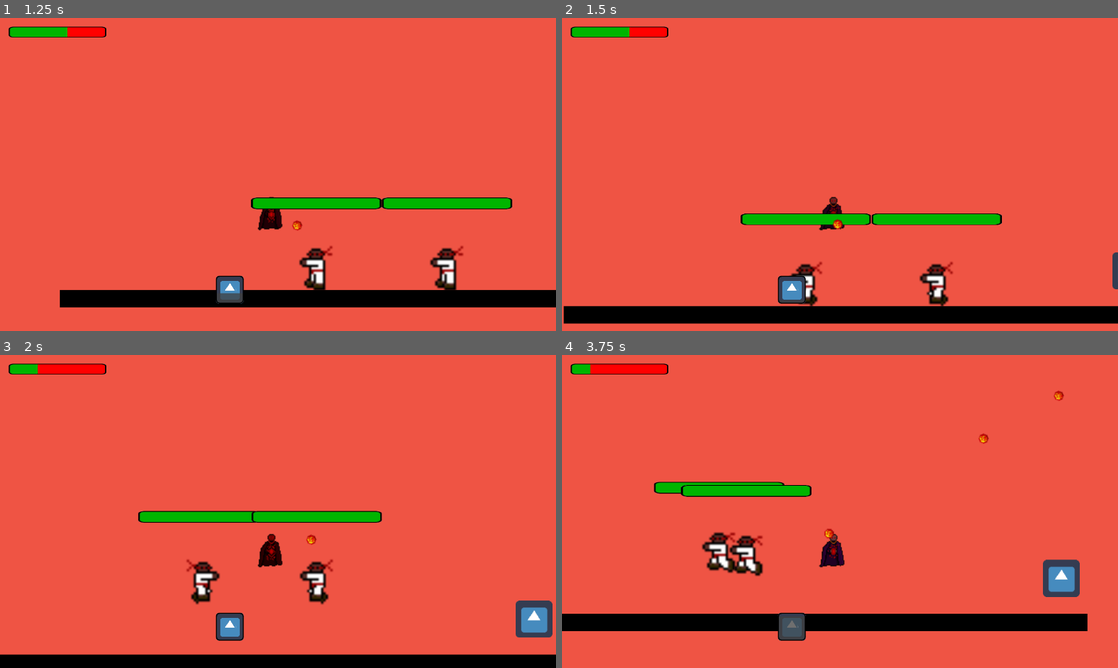
Above: before the commit, frames 1-4 (two rows, left to right).
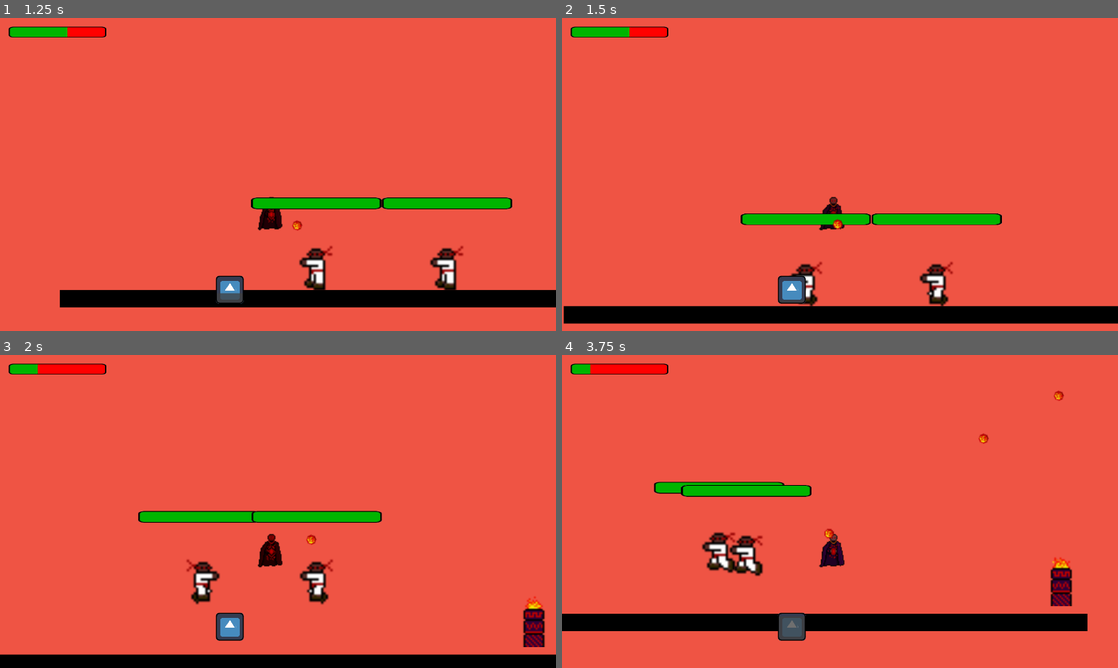
Above: after the commit, the same moments.

Repository: jsievert73/Final-Project-MSCH-220
Game: Godot game, scene res://Scene/TestFloor.tscn
The game is run twice, just before and just after one commit, with the same random seed, the same clock (stepped at 60 frames per second) and the same inputs. This scene is started directly instead of the project's main scene. The engine's default icon, where the game draws it, is replaced by a stand-in: a white triangle on a blue panel in a dark square.
Inputs (mouse positions are in pixels of both pictures, inside the frame that each line leads up to):
- Up to frame 1 (1.25 s): move the mouse to (400, 158) at 0.52 s; hold Right (ui_right) from 0.53 s (still down); click (400, 158) at 0.6 s; tap Up (ui_up) at 0.77 s
- Up to frame 2 (1.5 s): keep holding Right (ui_right); move the mouse to (728, 190) at 1.27 s; tap Space (heal) at 1.35 s
- Up to frame 3 (2 s): keep holding Right (ui_right); tap Up (ui_up) at 1.52 s
- Up to frame 4 (3.75 s): move the mouse to (895, 442) at 2.02 s; release Right (ui_right) at 2.03 s; hold Left (ui_left) 2.03-2.78 s; click (895, 442) at 2.1 s; move the mouse to (812, 574) at 2.77 s; hold Right (ui_right) from 2.78 s (still down); tap Space (heal) at 2.85 s; tap Up (ui_up) at 3.02 s; move the mouse to (1006, 558) at 3.52 s; click (1006, 558) at 3.6 s

Frame 1 is identical in both runs. In frame 2, 0.1% of the frame differs, in the area x 99-100%, y 74-87%; in frame 3, 0.9%; in frame 4, 0.9%, in the area x 86-94%, y 64-81%.

Commit message:
Animates goal

Diff:
--- a/Godot/Scenes/Goal.tscn
+++ b/Godot/Scenes/Goal.tscn
@@ -1,20 +1,32 @@
-[gd_scene load_steps=4 format=2]
+[gd_scene load_steps=7 format=2]
 
 [ext_resource path="res://Scripts/Goal.gd" type="Script" id=1]
-[ext_resource path="res://texture/icon.png" type="Texture" id=2]
+[ext_resource path="res://Assets/LevelGoal1.png" type="Texture" id=2]
+[ext_resource path="res://Assets/LevelGoal2.png" type="Texture" id=3]
+[ext_resource path="res://Assets/LevelGoal3.png" type="Texture" id=4]
+
+[sub_resource type="SpriteFrames" id=2]
+animations = [ {
+"frames": [ ExtResource( 2 ), ExtResource( 3 ), ExtResource( 4 ) ],
+"loop": true,
+"name": "Goal",
+"speed": 8.0
+} ]
 
 [sub_resource type="RectangleShape2D" id=1]
-extents = Vector2( 33.3032, 33.8986 )
+extents = Vector2( 6.5108, 14.6532 )
 
 [node name="Goal" type="Area2D"]
 script = ExtResource( 1 )
-__meta__ = {
-"_edit_group_": true
-}
 
-[node name="Sprite" type="Sprite" parent="."]
-texture = ExtResource( 2 )
+[node name="AnimatedSprite" type="AnimatedSprite" parent="."]
+scale = Vector2( 3, 3 )
+frames = SubResource( 2 )
+animation = "Goal"
+frame = 1
+playing = true
 
 [node name="CollisionShape2D" type="CollisionShape2D" parent="."]
+position = Vector2( 0, 1.56994 )
 shape = SubResource( 1 )
 [connection signal="body_entered" from="." to="." method="_on_Goal_body_entered"]
--- a/Godot/Scenes/Title Screen.tscn
+++ b/Godot/Scenes/Title Screen.tscn
@@ -76,6 +76,7 @@
 alignment = 1
 
 [node name="NewGame" type="Button" parent="Menu/CenterRow/Buttons"]
+editor/display_folded = true
 margin_top = 44.0
 margin_right = 518.0
 margin_bottom = 104.0
@@ -123,7 +124,6 @@
 position = Vector2( 205.5, 149 )
 scale = Vector2( 3.82812, 3.3125 )
 frames = SubResource( 4 )
-
 frame = 1
 playing = true
 
--- a/Godot/Scripts/Goal.gd
+++ b/Godot/Scripts/Goal.gd
@@ -3,7 +3,7 @@
 export(String, FILE, "*.tscn") var next_scene
 
 func _ready():
-	pass
+	$AnimatedSprite.play("Goal")
 
 func _on_Goal_body_entered(body):
 	if "Player" in body.name:
Not shown, added: Godot/Assets/LevelGoal.png.import
Binary file added: Godot/Assets/LevelGoal1.png
Not shown, added: Godot/Assets/LevelGoal1.png.import
Binary file added: Godot/Assets/LevelGoal2.png
Not shown, added: Godot/Assets/LevelGoal2.png.import
Binary file added: Godot/Assets/LevelGoal3.png
Not shown, added: Godot/Assets/LevelGoal3.png.import
